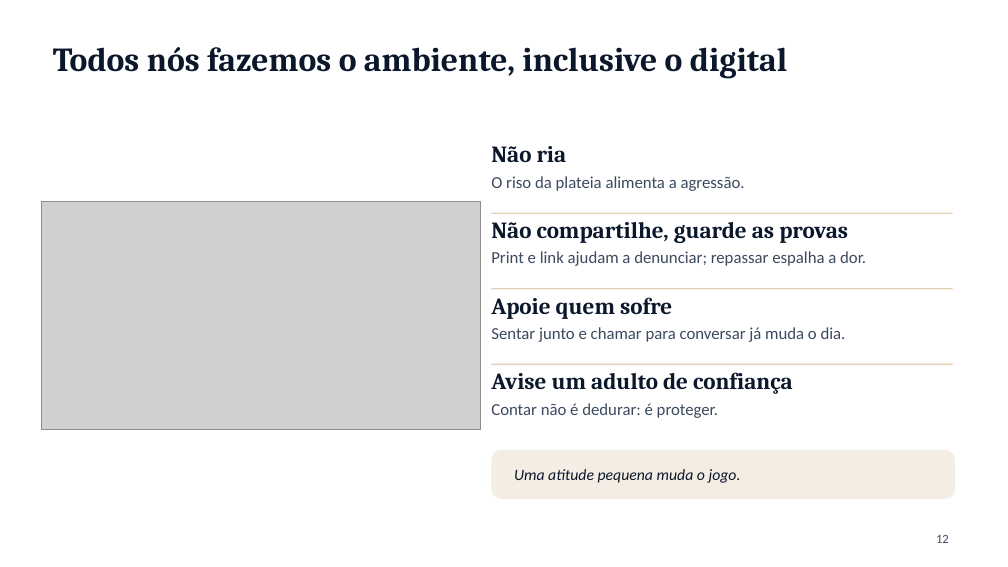
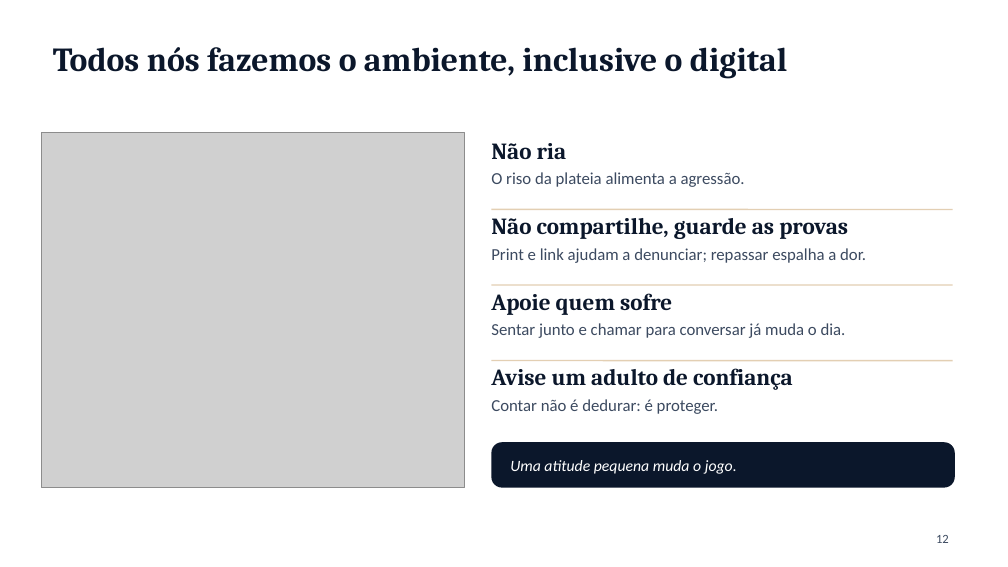
Before and after one commit to ebarroso12/ocorpoexplica, a slide deck: slide 12 of apresentacoes/bullying-saude-mental-escola.pptx. Drawn at 1008x567 pixels with LibreOffice and Linux fonts; fonts in the diff are those of the drawing; grey boxes stand for pictures; background and template pictures are left out. Boxes give left, top, right and bottom in pixels: in the first picture for what was removed or moved away, otherwise in the second. Text is boxed around its words. In the diff, an @@ line names an element or a change of style, - is before the commit and + after.

```diff
--- a/apresentacoes/bullying-saude-mental-escola.pptx
+++ b/apresentacoes/bullying-saude-mental-escola.pptx
@@ picture: place and size @@
-picture at (42, 202, 480, 430)
+picture at (42, 132, 465, 488)
@@ 6 texts, 3 lines: place and size @@
-6 texts, 3 lines at (491, 176, 953, 418)
+6 texts, 3 lines at (491, 172, 953, 414)
@@ rounded rectangle: place and size @@
-rounded rectangle at (492, 450, 955, 499)
+rounded rectangle at (492, 442, 955, 488)
@@ rounded rectangle at (492, 442, 955, 488): fill #F4EDE3 to #0B172B; proportions changed @@
@@ text "Uma atitude pequena muda o ...": place and size @@
-text "Uma atitude pequena muda o ..." at (514, 469, 741, 483)
+text "Uma atitude pequena muda o ..." at (510, 460, 737, 474)
@@ text "Uma atitude pequena muda o ..." at (510, 460, 737, 474): text colour #0B172B to #FFFFFF @@
```
Also in this commit, not shown: 12 other slides changed, 3 other files.
